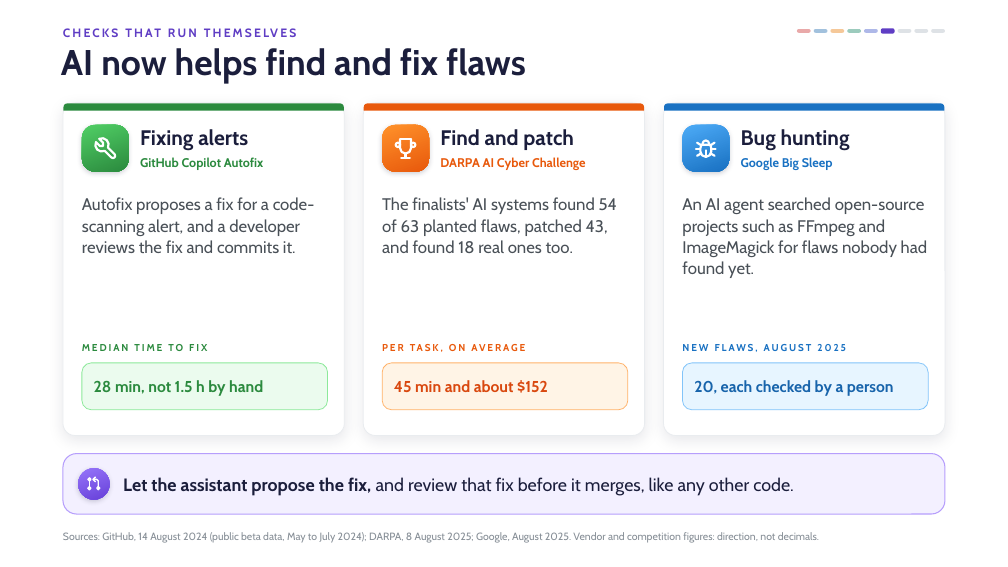
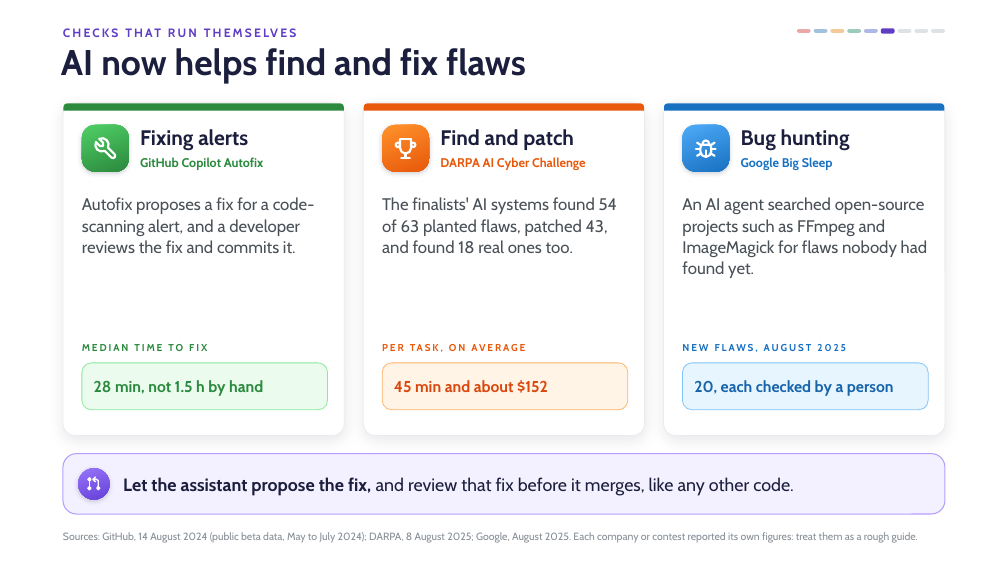
Before and after one commit to danielcregg/ai-assisted-programming, a slide deck: slide 22 of lectures-and-labs/week08/security-lecture.pptx. Drawn at 1008x567 pixels with LibreOffice and Linux fonts; fonts in the diff are those of the drawing; background and template pictures are left out. Boxes give left, top, right and bottom in pixels: in the first picture for what was removed or moved away, otherwise in the second. Text is boxed around its words. In the diff, an @@ line names an element or a change of style, - is before the commit and + after.

```diff
--- a/lectures-and-labs/week08/security-lecture.pptx
+++ b/lectures-and-labs/week08/security-lecture.pptx
@@ text at (x1=63, y1=532, x2=918, y2=543): text changed @@
-Sources: GitHub, 14 August 2024 (public beta data, May to July 2024); DARPA, 8 August 2025; Google, August 2025. Vendor and competition figures: direction, not decimals.
+Sources: GitHub, 14 August 2024 (public beta data, May to July 2024); DARPA, 8 August 2025; Google, August 2025. Each company or contest reported its own figures: treat them as a rough guide.
```
Also in this commit, not shown: 3 other slides changed, 1 other file.
